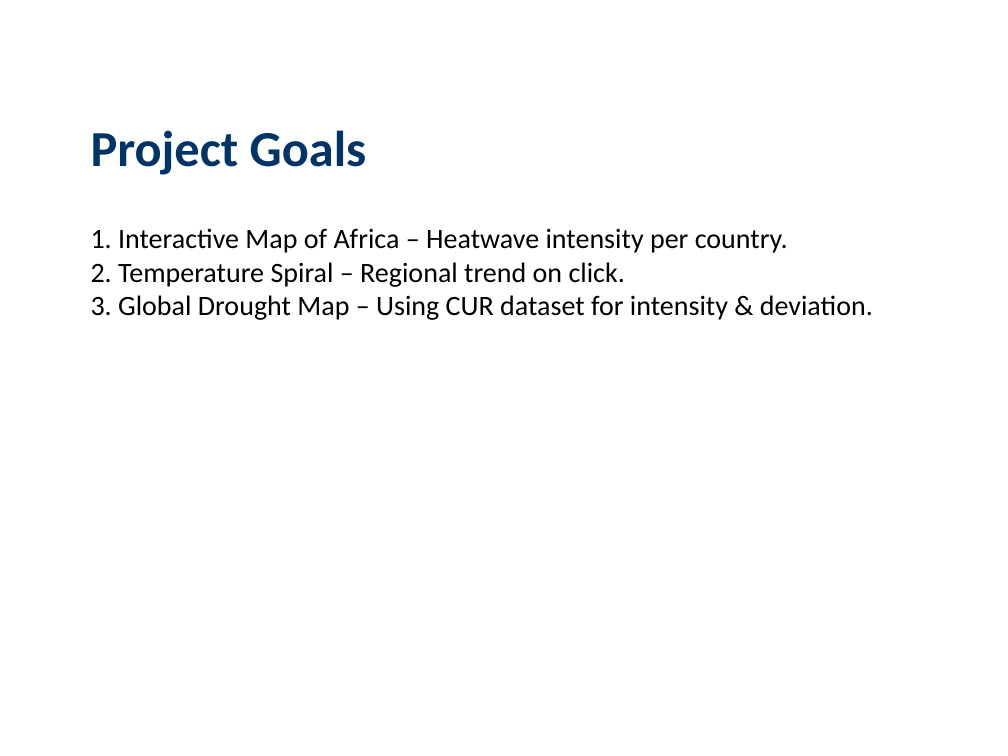
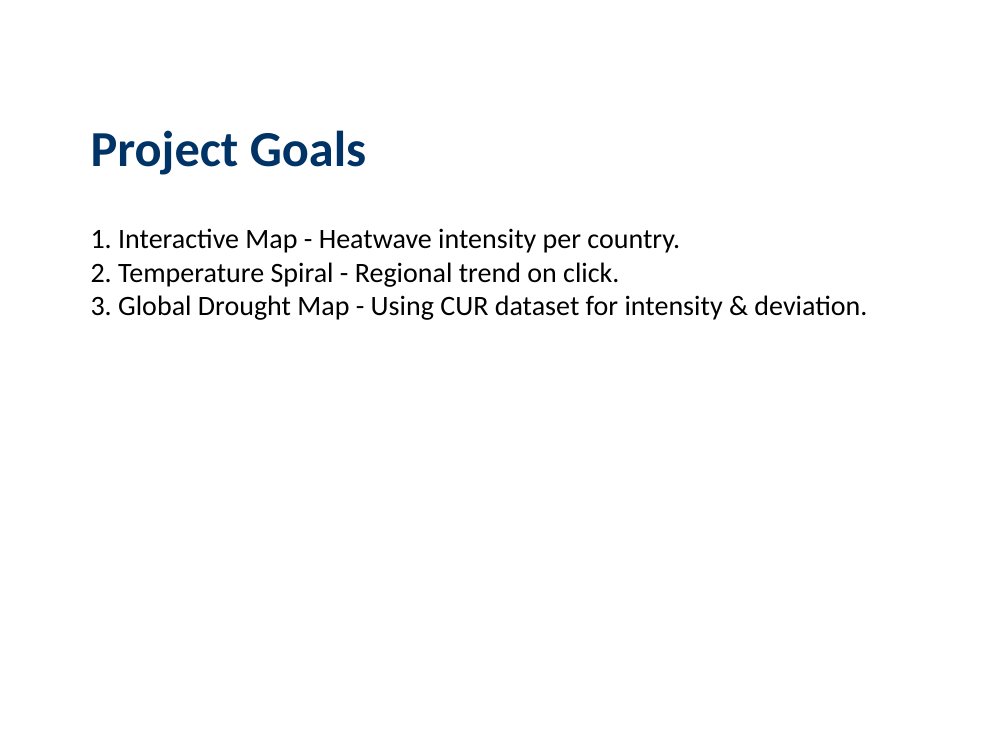
Before and after one commit to RulerOfEternalNight/CS529Midterm, a slide deck: slide 3 of jsaktMidterm_projectProposalPPT.pptx. Drawn at 1008x756 pixels with LibreOffice and Linux fonts; fonts in the diff are those of the drawing. Boxes give left, top, right and bottom in pixels: in the first picture for what was removed or moved away, otherwise in the second. Text is boxed around its words. In the diff, an @@ line names an element or a change of style, - is before the commit and + after.

```diff
--- a/jsaktMidterm_projectProposalPPT.pptx
+++ b/jsaktMidterm_projectProposalPPT.pptx
@@ text at (x1=91, y1=228, x2=867, y2=320): text changed @@
-1. Interactive Map of Africa – Heatwave intensity per country.
-2. Temperature Spiral – Regional trend on click.
-3. Global Drought Map – Using CUR dataset for intensity & deviation.
+1. Interactive Map - Heatwave intensity per country.
+2. Temperature Spiral - Regional trend on click.
+3. Global Drought Map - Using CUR dataset for intensity & deviation.
```
Also in this commit, not shown: 3 other slides changed, 2 other files.
